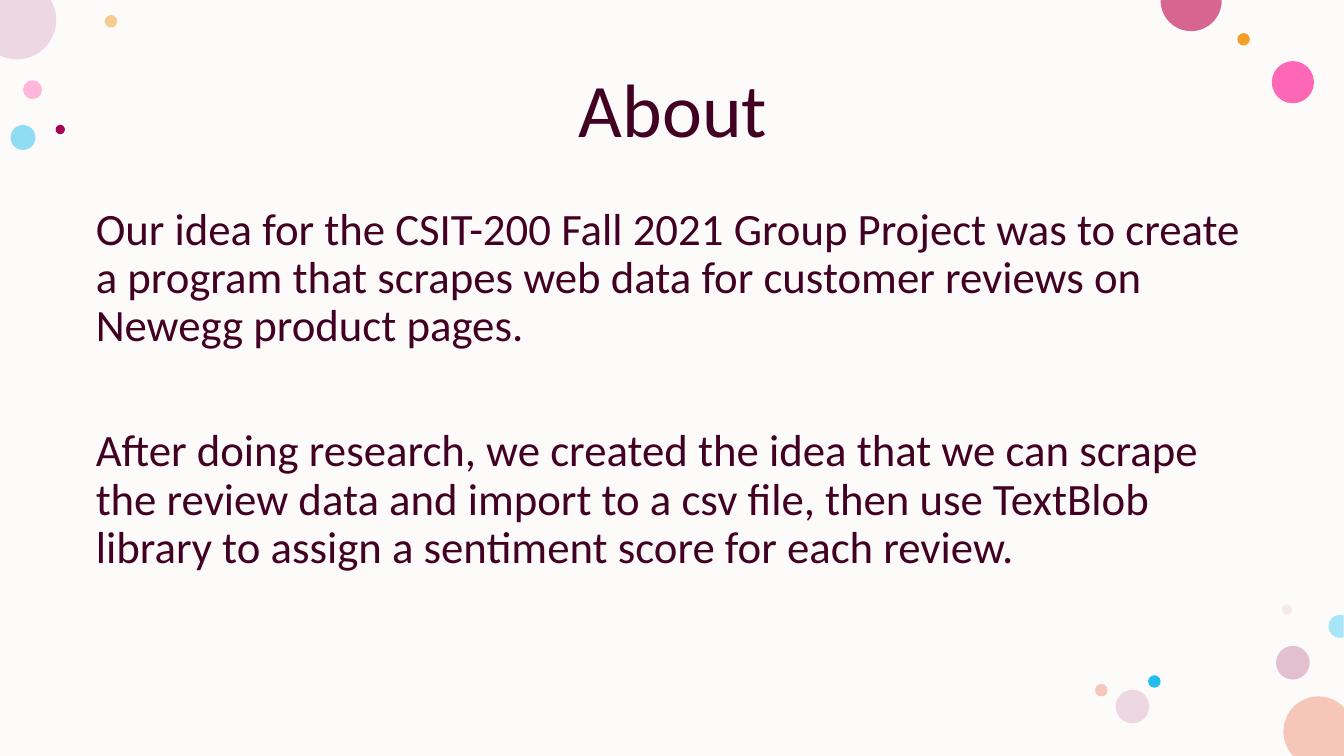
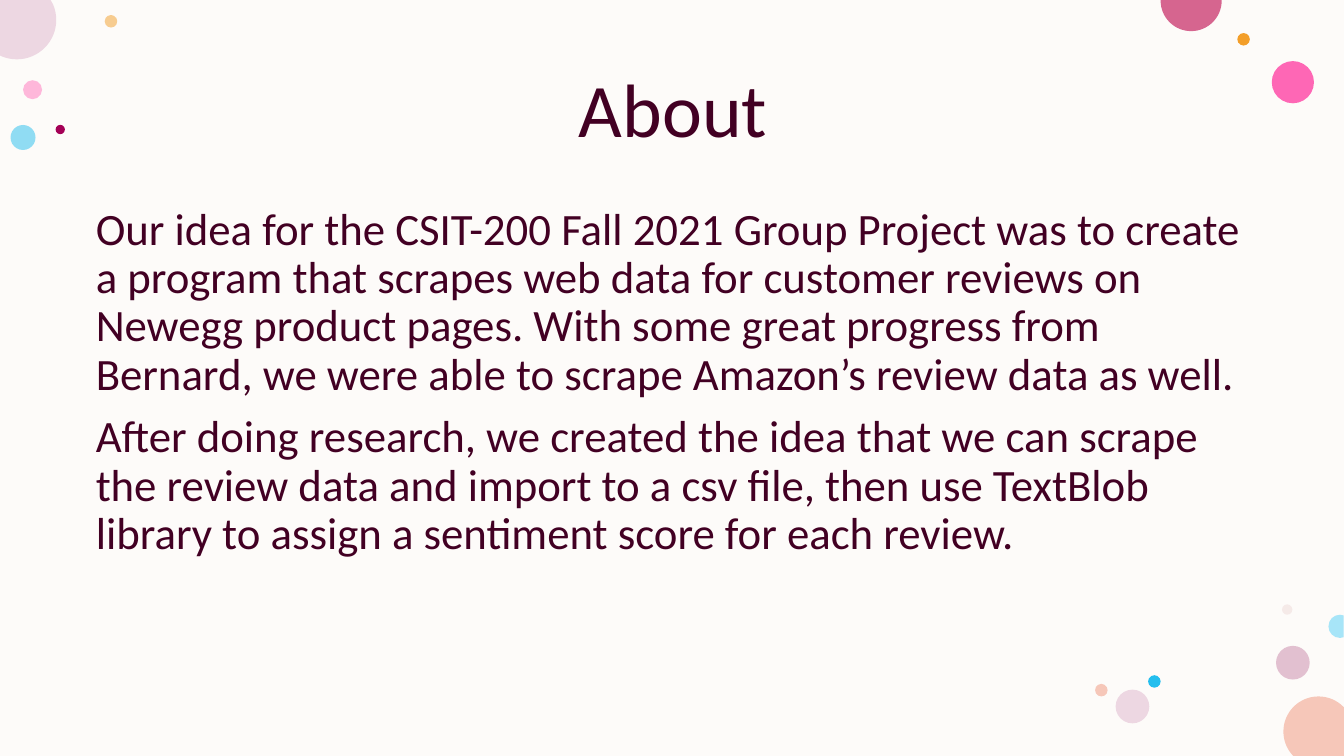
Before and after one commit to AriKaminski/PythonGrp, a slide deck: slide 2 of SentimentAnalysisProj.pptx. Drawn at 1344x756 pixels with LibreOffice and Linux fonts; fonts in the diff are those of the drawing. Boxes give left, top, right and bottom in pixels: in the first picture for what was removed or moved away, otherwise in the second. Text is boxed around its words. In the diff, an @@ line names an element or a change of style, - is before the commit and + after.

Commit message:
removed NeweggAmazon added NeweggAmazonfinal
Final changes to code
NeweggFinal works for just Newegg, NeweggAmazon works for both.
Added more slides to powerpoint

```diff
--- a/SentimentAnalysisProj.pptx
+++ b/SentimentAnalysisProj.pptx
@@ text at bbox=[96, 214, 1239, 398]: text changed @@
-Our idea for the CSIT-200 Fall 2021 Group Project was to create a program that scrapes web data for customer reviews on Newegg product pages.
+Our idea for the CSIT-200 Fall 2021 Group Project was to create a program that scrapes web data for customer reviews on Newegg product pages. With some great progress from Bernard, we were able to scrape Amazon’s review data as well.
```
Also in this commit, not shown: 3 slides added, 1 slide removed, 2 other files.
